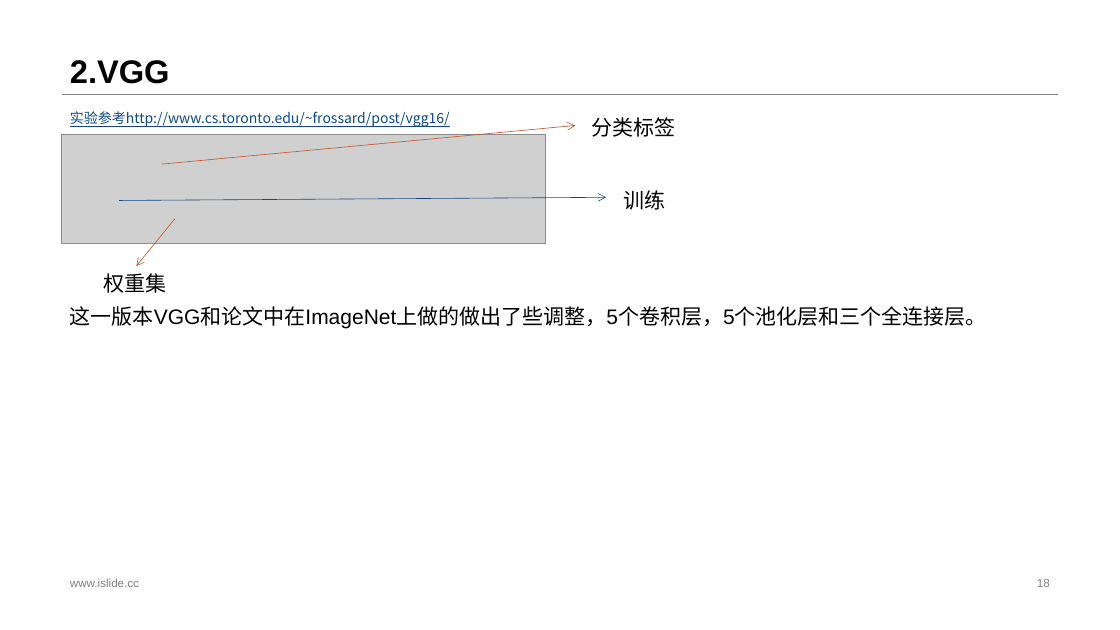
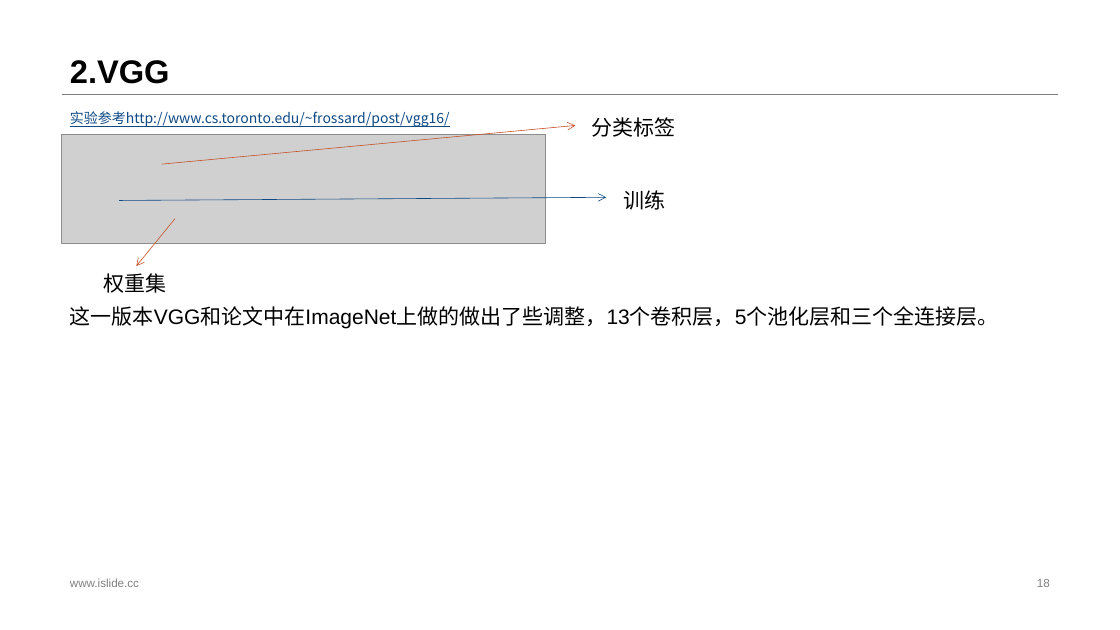
Before and after one commit to JefferyCYH/classic-reports, a slide deck: slide 18 of 经典论文学习及其实验汇报——蔡烨华.pptx. Drawn at 1120x630 pixels with LibreOffice and Linux fonts; fonts in the diff are those of the drawing; grey boxes stand for pictures. Boxes give left, top, right and bottom in pixels: in the first picture for what was removed or moved away, otherwise in the second. Text is boxed around its words. In the diff, an @@ line names an element or a change of style, - is before the commit and + after.

```diff
--- a/经典论文学习及其实验汇报——蔡烨华.pptx
+++ b/经典论文学习及其实验汇报——蔡烨华.pptx
@@ text at [70, 306, 999, 329]: text changed @@
-这一版本VGG和论文中在ImageNet上做的做出了些调整，5个卷积层，5个池化层和三个全连接层。
+这一版本VGG和论文中在ImageNet上做的做出了些调整，13个卷积层，5个池化层和三个全连接层。
```
